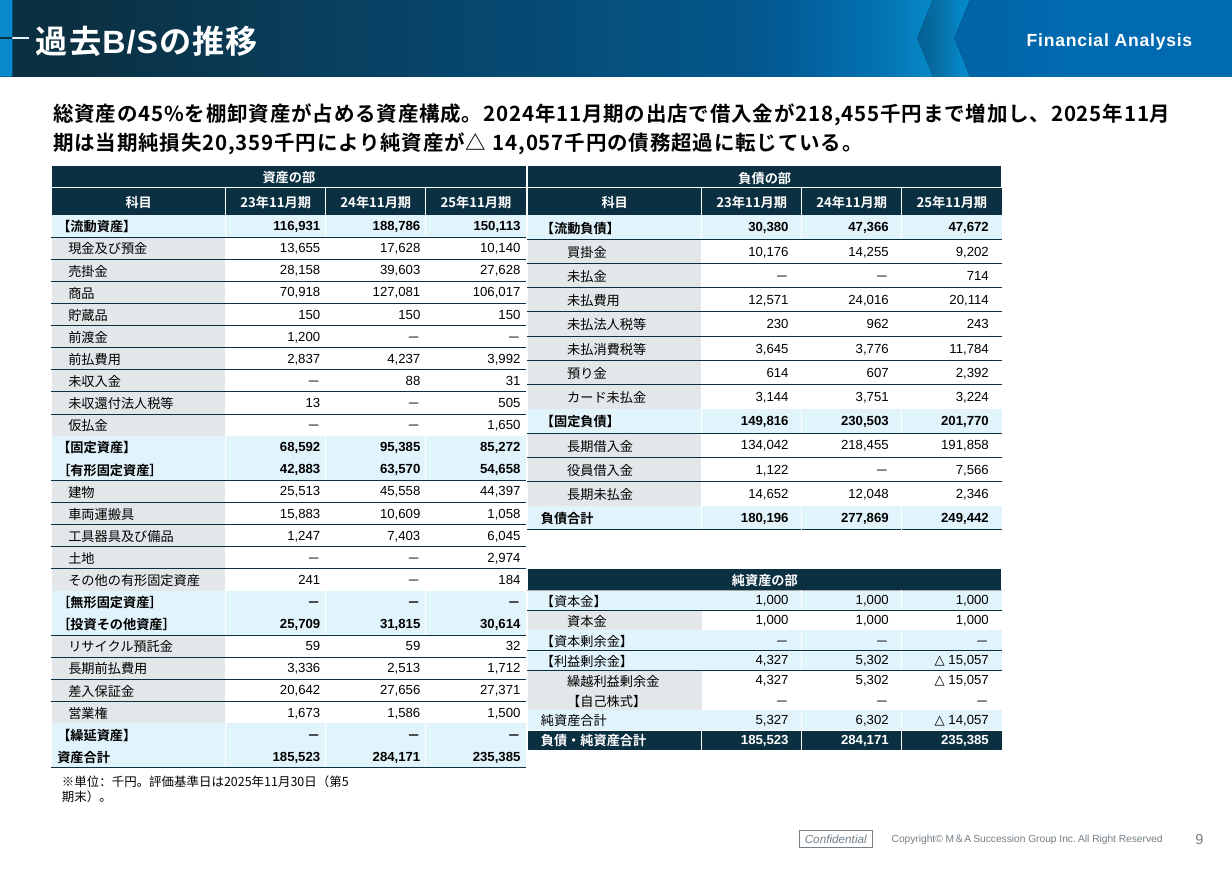
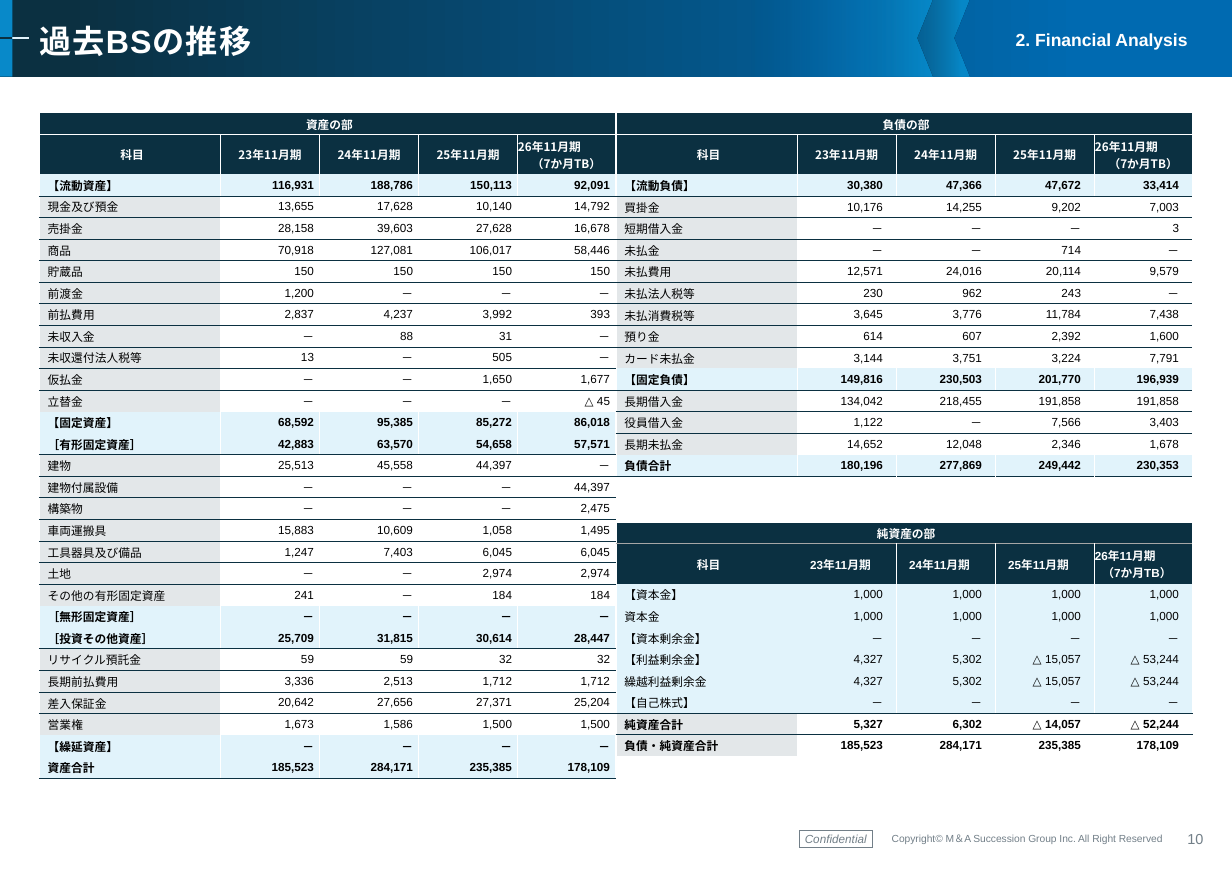
Before and after one commit to keisuketagaito/github-1st, a slide deck: slide 10 of LUXAS株式会社/株式価値評価書_LUXAS株式会社_20260923.pptx. Drawn at 1232x871 pixels with LibreOffice and Linux fonts; fonts in the diff are those of the drawing; background and template pictures are left out. Boxes give left, top, right and bottom in pixels: in the first picture for what was removed or moved away, otherwise in the second. Text is boxed around its words. In the diff, an @@ line names an element or a change of style, - is before the commit and + after.

```diff
--- a/LUXAS株式会社/株式価値評価書_LUXAS株式会社_20260923.pptx
+++ b/LUXAS株式会社/株式価値評価書_LUXAS株式会社_20260923.pptx
@@ title at bbox=[39, 25, 251, 56]: text changed @@
-過去B/Sの推移
+過去BSの推移
@@ text at bbox=[1016, 33, 1187, 50]: text changed @@
-Financial Analysis
+2. Financial Analysis
@@ table at bbox=[39, 113, 615, 779] @@
-資産の部 |  |  | 
-科目 | 23年11月期 | 24年11月期 | 25年11月期
-【流動資産】 | 116,931 | 188,786 | 150,113
-現金及び預金 | 13,655 | 17,628 | 10,140
-売掛金 | 28,158 | 39,603 | 27,628
-商品 | 70,918 | 127,081 | 106,017
-貯蔵品 | 150 | 150 | 150
-前渡金 | 1,200 | － | －
-前払費用 | 2,837 | 4,237 | 3,992
-未収入金 | － | 88 | 31
-未収還付法人税等 | 13 | － | 505
-仮払金 | － | － | 1,650
-【固定資産】 | 68,592 | 95,385 | 85,272
-［有形固定資産］ | 42,883 | 63,570 | 54,658
-建物 | 25,513 | 45,558 | 44,397
-車両運搬具 | 15,883 | 10,609 | 1,058
-工具器具及び備品 | 1,247 | 7,403 | 6,045
-土地 | － | － | 2,974
-その他の有形固定資産 | 241 | － | 184
-［無形固定資産］ | － | － | －
-［投資その他資産］ | 25,709 | 31,815 | 30,614
-リサイクル預託金 | 59 | 59 | 32
-長期前払費用 | 3,336 | 2,513 | 1,712
-差入保証金 | 20,642 | 27,656 | 27,371
-営業権 | 1,673 | 1,586 | 1,500
-【繰延資産】 | － | － | －
-資産合計 | 185,523 | 284,171 | 235,385
+資産の部 |  |  |  | 
+科目 | 23年11月期 | 24年11月期 | 25年11月期 | 26年11月期 （7か月TB）
+【流動資産】 | 116,931 | 188,786 | 150,113 | 92,091
+現金及び預金 | 13,655 | 17,628 | 10,140 | 14,792
+売掛金 | 28,158 | 39,603 | 27,628 | 16,678
+商品 | 70,918 | 127,081 | 106,017 | 58,446
+貯蔵品 | 150 | 150 | 150 | 150
+前渡金 | 1,200 | － | － | －
+前払費用 | 2,837 | 4,237 | 3,992 | 393
+未収入金 | － | 88 | 31 | －
+未収還付法人税等 | 13 | － | 505 | －
+仮払金 | － | － | 1,650 | 1,677
+立替金 | － | － | － | △ 45
+【固定資産】 | 68,592 | 95,385 | 85,272 | 86,018
+［有形固定資産］ | 42,883 | 63,570 | 54,658 | 57,571
+建物 | 25,513 | 45,558 | 44,397 | －
+建物付属設備 | － | － | － | 44,397
+構築物 | － | － | － | 2,475
+車両運搬具 | 15,883 | 10,609 | 1,058 | 1,495
+工具器具及び備品 | 1,247 | 7,403 | 6,045 | 6,045
+土地 | － | － | 2,974 | 2,974
+その他の有形固定資産 | 241 | － | 184 | 184
+［無形固定資産］ | － | － | － | －
+［投資その他資産］ | 25,709 | 31,815 | 30,614 | 28,447
+リサイクル預託金 | 59 | 59 | 32 | 32
+長期前払費用 | 3,336 | 2,513 | 1,712 | 1,712
+差入保証金 | 20,642 | 27,656 | 27,371 | 25,204
+営業権 | 1,673 | 1,586 | 1,500 | 1,500
+【繰延資産】 | － | － | － | －
+資産合計 | 185,523 | 284,171 | 235,385 | 178,109
@@ table: place and size @@
-table at bbox=[52, 167, 526, 768]
+table at bbox=[39, 113, 615, 779]
@@ subtitle removed at bbox=[53, 103, 1170, 154] @@
-総資産の45%を棚卸資産が占める資産構成。2024年11月期の出店で借入金が218,455千円まで増加し、2025年11月期は当期純損失20,359千円により純資産が△ 14,057千円の債務超過に転じている。
@@ table at bbox=[617, 113, 1193, 476] @@
-負債の部 |  |  | 
-科目 | 23年11月期 | 24年11月期 | 25年11月期
-【流動負債】 | 30,380 | 47,366 | 47,672
-買掛金 | 10,176 | 14,255 | 9,202
-未払金 | － | － | 714
-未払費用 | 12,571 | 24,016 | 20,114
-未払法人税等 | 230 | 962 | 243
-未払消費税等 | 3,645 | 3,776 | 11,784
-預り金 | 614 | 607 | 2,392
-カード未払金 | 3,144 | 3,751 | 3,224
-【固定負債】 | 149,816 | 230,503 | 201,770
-長期借入金 | 134,042 | 218,455 | 191,858
-役員借入金 | 1,122 | － | 7,566
-長期未払金 | 14,652 | 12,048 | 2,346
-負債合計 | 180,196 | 277,869 | 249,442
+負債の部 |  |  |  | 
+科目 | 23年11月期 | 24年11月期 | 25年11月期 | 26年11月期 （7か月TB）
+【流動負債】 | 30,380 | 47,366 | 47,672 | 33,414
+買掛金 | 10,176 | 14,255 | 9,202 | 7,003
+短期借入金 | － | － | － | 3
+未払金 | － | － | 714 | －
+未払費用 | 12,571 | 24,016 | 20,114 | 9,579
+未払法人税等 | 230 | 962 | 243 | －
+未払消費税等 | 3,645 | 3,776 | 11,784 | 7,438
+預り金 | 614 | 607 | 2,392 | 1,600
+カード未払金 | 3,144 | 3,751 | 3,224 | 7,791
+【固定負債】 | 149,816 | 230,503 | 201,770 | 196,939
+長期借入金 | 134,042 | 218,455 | 191,858 | 191,858
+役員借入金 | 1,122 | － | 7,566 | 3,403
+長期未払金 | 14,652 | 12,048 | 2,346 | 1,678
+負債合計 | 180,196 | 277,869 | 249,442 | 230,353
@@ table: place and size @@
-table at bbox=[528, 167, 1002, 530]
+table at bbox=[617, 113, 1193, 476]
@@ table at bbox=[617, 523, 1193, 757] @@
-純資産の部 |  |  | 
-【資本金】 | 1,000 | 1,000 | 1,000
-資本金 | 1,000 | 1,000 | 1,000
-【資本剰余金】 | － | － | －
-【利益剰余金】 | 4,327 | 5,302 | △ 15,057
-繰越利益剰余金 | 4,327 | 5,302 | △ 15,057
-【自己株式】 | － | － | －
-純資産合計 | 5,327 | 6,302 | △ 14,057
-負債・純資産合計 | 185,523 | 284,171 | 235,385
+純資産の部 |  |  |  | 
+科目 | 23年11月期 | 24年11月期 | 25年11月期 | 26年11月期 （7か月TB）
+【資本金】 | 1,000 | 1,000 | 1,000 | 1,000
+資本金 | 1,000 | 1,000 | 1,000 | 1,000
+【資本剰余金】 | － | － | － | －
+【利益剰余金】 | 4,327 | 5,302 | △ 15,057 | △ 53,244
+繰越利益剰余金 | 4,327 | 5,302 | △ 15,057 | △ 53,244
+【自己株式】 | － | － | － | －
+純資産合計 | 5,327 | 6,302 | △ 14,057 | △ 52,244
+負債・純資産合計 | 185,523 | 284,171 | 235,385 | 178,109
@@ table: place and size @@
-table at bbox=[528, 569, 1002, 751]
+table at bbox=[617, 523, 1193, 757]
@@ text removed at bbox=[62, 775, 349, 802] @@
-※単位：千円。評価基準日は2025年11月30日（第5期末）。
@@ page number at bbox=[1187, 834, 1203, 844]: text changed @@
-9
+10
```
Also in this commit, not shown: 15 other slides changed, 9 slides added, 7 slides removed, 11 other files.
